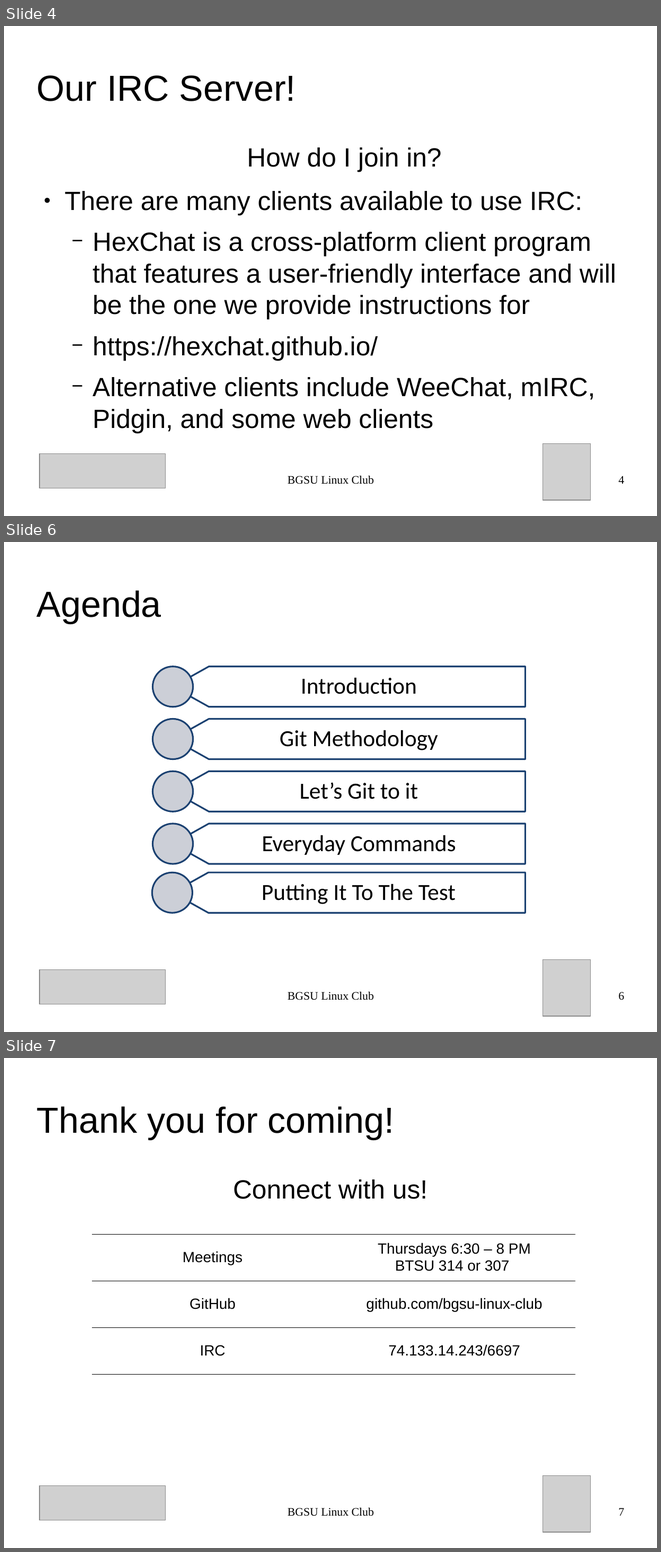
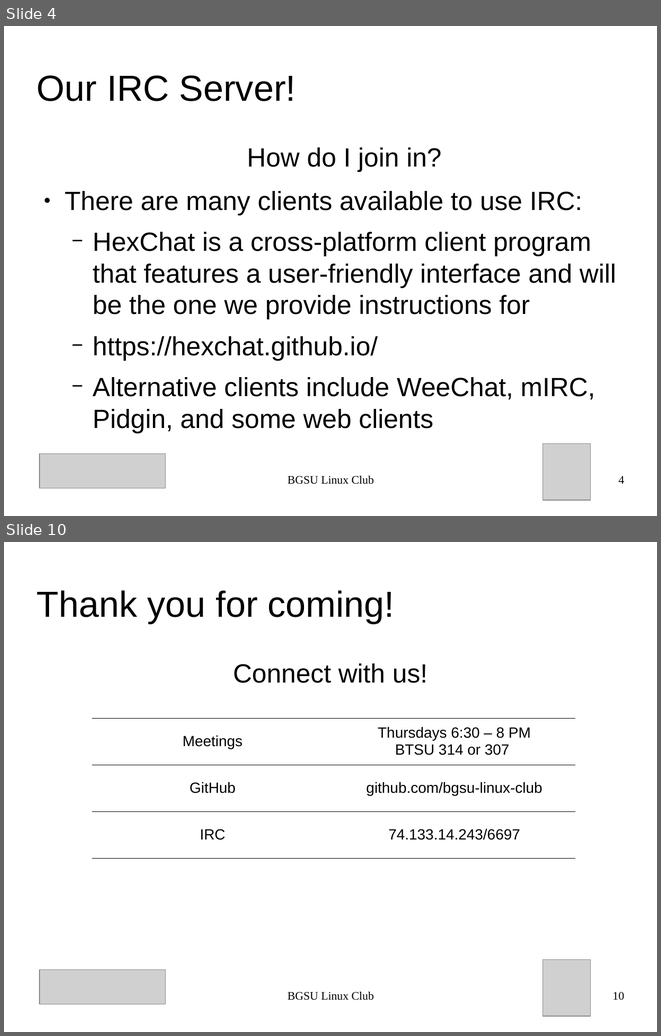
Before and after one commit to BGSU-Linux-Club/BGSU-Git-Tutorial, a slide deck: presentation.odp. Shown one above the other, each under a label of ours: slides 4, 6 and 7 before the commit, slides 4 and 10 after it; the slides between them are not shown. The pictures are 661x1552 and 661x1036 pixels, drawn with LibreOffice and Linux fonts; fonts in the diff are those of the drawing; grey boxes stand for pictures. Boxes give left, top, right and bottom in pixels: in the first picture for what was removed or moved away, otherwise in the second. Text is boxed around its words. In the diff, an @@ line names an element or a change of style, - is before the commit and + after.

```diff
--- a/presentation.odp
+++ b/presentation.odp
@@ slide 6 removed at box(4, 542, 657, 1032), background #FFFFFF @@
@@ title removed at box(37, 590, 161, 623) @@
-Agenda
@@ group removed at box(152, 667, 526, 913): 10 freeform shapes @@
-Introduction
-Git Methodology
-Let’s Git to it
-Everyday Commands
-Putting It To The Test
@@ picture removed at box(40, 970, 165, 1004) @@
@@ picture removed at box(543, 960, 591, 1016) @@
@@ text removed at box(288, 991, 374, 1000) @@
-BGSU Linux Club
@@ page number removed at box(618, 991, 624, 1000) @@
-6
@@ what was slide 7 is now slide 10 @@
@@ page number at box(612, 991, 624, 1000): text changed @@
-7
+10
```
Also in this commit, not shown: 1 slide changed, 4 slides added, 2 other files.
